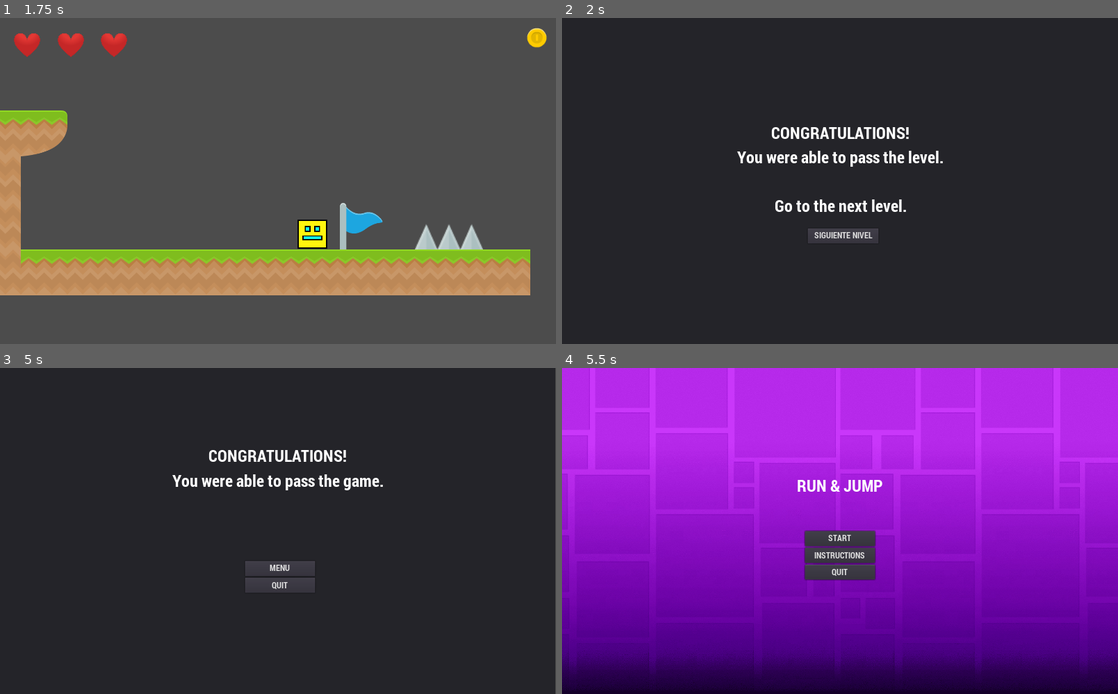
Above: before the commit, frames 1-4 (two rows, left to right).
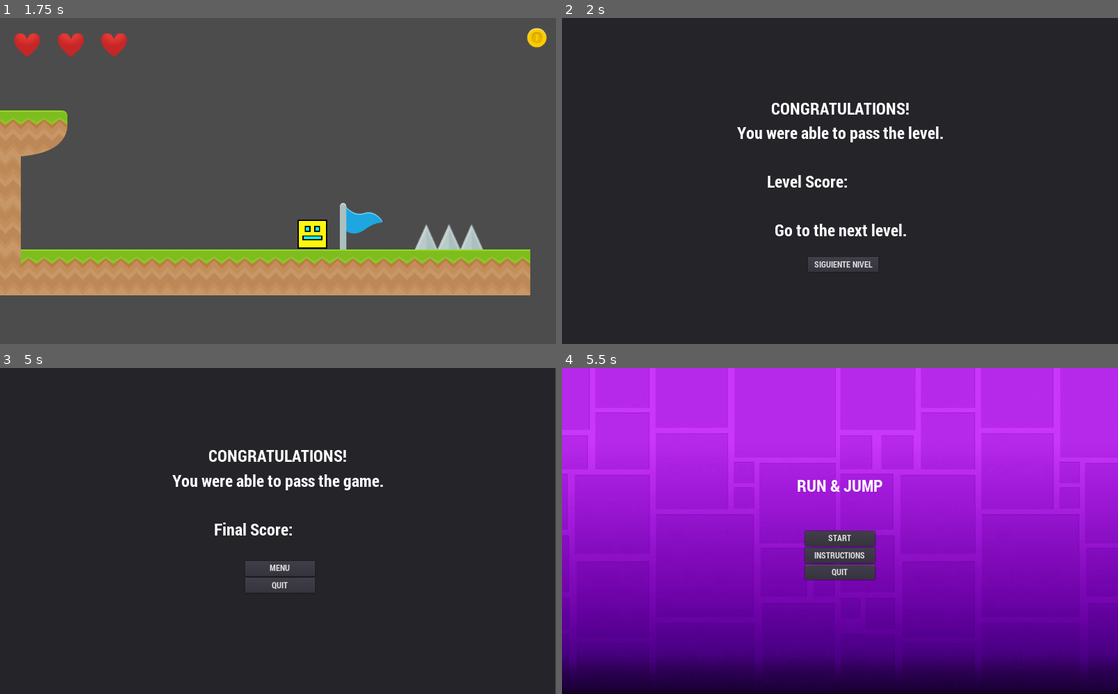
Above: after the commit, the same moments.

Repository: BianchiniMaxi/Programacion-de-Videojuegos-3--Bianchini-Maxi
Game: Godot game, scene res://Scenes/Nivel 2.tscn
Same seed, same stepped clock (60 frames per second), same inputs: the game is played once before the commit and once after it. This scene is started directly instead of the project's main scene.
Inputs:
- Up to frame 1 (1.75 s): hold Right (ui_right) from 0.53 s (still down); tap Keypad 1 (ui_number_1) at 0.6 s; tap Up (ui_up) at 0.77, 1.52 s; tap Keypad 2 (ui_number_2) at 0.8, 1.35 s; tap Keypad 3 (ui_number_3) at 1.55 s
- Up to frame 2 (2 s): keep holding Right (ui_right)
- Up to frame 3 (5 s): release Right (ui_right) at 2.03 s; hold Left (ui_left) 2.03-2.75 s; tap Keypad 3 (ui_number_3) at 2.1, 4.55 s; tap Keypad 1 (ui_number_1) at 2.3, 3.6 s; click "SIGUIENTE NIVEL" at 2.75 s; hold Right (ui_right) from 3.53 s (still down); tap Up (ui_up) at 3.77, 4.52 s; tap Keypad 2 (ui_number_2) at 3.8, 4.35 s
- Up to frame 4 (5.5 s): release Right (ui_right) at 5 s; click "MENU" at 5 s

Frame 1 is identical in both runs. In frame 2, 3.7% of the frame differs, in the area x 31-69%, y 26-78%; in frame 3, 0.3%; in frame 4, nothing differs.

Commit message:
Some updates

Diff:
--- a/MyProyectGodot/Scenes/Menu.tscn
+++ b/MyProyectGodot/Scenes/Menu.tscn
@@ -7,11 +7,17 @@
 
 [node name="Control" type="Control"]
 script = ExtResource( 2 )
+__meta__ = {
+"_edit_lock_": true
+}
 
 [node name="Fondo" type="Sprite" parent="."]
 scale = Vector2( 0.749634, 0.789474 )
 texture = ExtResource( 1 )
 centered = false
+__meta__ = {
+"_edit_lock_": true
+}
 
 [node name="Titulo" type="Label" parent="."]
 margin_left = 432.0
@@ -20,12 +26,18 @@
 margin_bottom = 237.0
 custom_fonts/font = ExtResource( 3 )
 text = "RUN & JUMP"
+__meta__ = {
+"_edit_lock_": true
+}
 
 [node name="Container" type="VBoxContainer" parent="Titulo"]
 margin_left = 15.0
 margin_top = 105.0
 margin_right = 145.0
 margin_bottom = 197.0
+__meta__ = {
+"_edit_lock_": true
+}
 
 [node name="Boton Comenzar" type="Button" parent="Titulo/Container"]
 margin_right = 130.0
@@ -33,6 +45,9 @@
 focus_mode = 0
 custom_fonts/font = ExtResource( 4 )
 text = "START"
+__meta__ = {
+"_edit_lock_": true
+}
 
 [node name="Boton Instrucciones" type="Button" parent="Titulo/Container"]
 margin_top = 32.0
@@ -42,6 +57,7 @@
 custom_fonts/font = ExtResource( 4 )
 text = "INSTRUCTIONS"
 __meta__ = {
+"_edit_lock_": true,
 "_edit_use_anchors_": true
 }
 
@@ -52,6 +68,9 @@
 focus_mode = 0
 custom_fonts/font = ExtResource( 4 )
 text = "QUIT"
+__meta__ = {
+"_edit_lock_": true
+}
 
 [node name="Instrucciones" type="Label" parent="."]
 visible = false
@@ -69,6 +88,9 @@
 Character 1: can only perform a common jump.
 Character 2: perform a very high jump.
 Character 3: perform a common jump but can go faster using the \"Right Arrow\"."
+__meta__ = {
+"_edit_lock_": true
+}
 
 [node name="Boton Menu" type="Button" parent="Instrucciones"]
 margin_left = 405.5
@@ -78,6 +100,9 @@
 focus_mode = 0
 custom_fonts/font = ExtResource( 4 )
 text = "MENU"
+__meta__ = {
+"_edit_lock_": true
+}
 
 [connection signal="pressed" from="Titulo/Container/Boton Comenzar" to="." method="_on_Boton_Comenzar_pressed"]
 [connection signal="pressed" from="Titulo/Container/Boton Instrucciones" to="." method="_on_Boton_Instrucciones_pressed"]
--- a/MyProyectGodot/Scenes/Nivel 1.tscn
+++ b/MyProyectGodot/Scenes/Nivel 1.tscn
@@ -670,57 +670,57 @@
 "_edit_lock_": true
 }
 
-[node name="Monedas_as" type="Node" parent="."]
-
-[node name="Moneda" type="Area2D" parent="Monedas_as" groups=["Monedas"]]
+[node name="Monedas" type="Node" parent="."]
+
+[node name="Moneda" type="Area2D" parent="Monedas" groups=["Monedas"]]
 position = Vector2( 734, -151 )
 script = ExtResource( 5 )
 __meta__ = {
 "_edit_lock_": true
 }
 
-[node name="Sprite" type="Sprite" parent="Monedas_as/Moneda"]
+[node name="Sprite" type="Sprite" parent="Monedas/Moneda"]
 texture = ExtResource( 6 )
 __meta__ = {
 "_edit_lock_": true
 }
 
-[node name="CollisionPolygon2D" type="CollisionPolygon2D" parent="Monedas_as/Moneda"]
+[node name="CollisionPolygon2D" type="CollisionPolygon2D" parent="Monedas/Moneda"]
 polygon = PoolVector2Array( -7, -15, -14, -10, -18, -2, -17, 8, -9, 17, 1, 19, 8, 17, 12, 14, 17, 6, 17, -4, 14, -10, 8, -15, 1, -16 )
 __meta__ = {
 "_edit_lock_": true
 }
 
-[node name="Moneda2" type="Area2D" parent="Monedas_as" groups=["Monedas"]]
+[node name="Moneda2" type="Area2D" parent="Monedas" groups=["Monedas"]]
 position = Vector2( 4225, -366 )
 script = ExtResource( 5 )
 __meta__ = {
 "_edit_lock_": true
 }
 
-[node name="Sprite" type="Sprite" parent="Monedas_as/Moneda2"]
+[node name="Sprite" type="Sprite" parent="Monedas/Moneda2"]
 texture = ExtResource( 6 )
 __meta__ = {
 "_edit_lock_": true
 }
 
-[node name="CollisionPolygon2D" type="CollisionPolygon2D" parent="Monedas_as/Moneda2"]
+[node name="CollisionPolygon2D" type="CollisionPolygon2D" parent="Monedas/Moneda2"]
 polygon = PoolVector2Array( -7, -15, -14, -10, -18, -2, -17, 8, -9, 17, 1, 19, 8, 17, 12, 14, 17, 6, 17, -4, 14, -10, 8, -15, 1, -16 )
 __meta__ = {
 "_edit_lock_": true
 }
 
-[node name="Moneda3" type="Area2D" parent="Monedas_as" groups=["Monedas"]]
+[node name="Moneda3" type="Area2D" parent="Monedas" groups=["Monedas"]]
 position = Vector2( 4851, -366 )
 script = ExtResource( 5 )
 
-[node name="Sprite" type="Sprite" parent="Monedas_as/Moneda3"]
+[node name="Sprite" type="Sprite" parent="Monedas/Moneda3"]
 texture = ExtResource( 6 )
 __meta__ = {
 "_edit_lock_": true
 }
 
-[node name="CollisionPolygon2D" type="CollisionPolygon2D" parent="Monedas_as/Moneda3"]
+[node name="CollisionPolygon2D" type="CollisionPolygon2D" parent="Monedas/Moneda3"]
 polygon = PoolVector2Array( -7, -15, -14, -10, -18, -2, -17, 8, -9, 17, 1, 19, 8, 17, 12, 14, 17, 6, 17, -4, 14, -10, 8, -15, 1, -16 )
 __meta__ = {
 "_edit_lock_": true
@@ -736,16 +736,19 @@
 visible = true
 margin_right = 1024.0
 margin_bottom = 600.0
+__meta__ = {
+"_edit_lock_": true
+}
 
 [node name="Panel" type="Panel" parent="POP UPs/PopupPanel"]
 margin_right = 1024.0
 margin_bottom = 600.0
 __meta__ = {
+"_edit_lock_": true,
 "_editor_description_": ""
 }
 
 [node name="TituloGanar" type="Label" parent="POP UPs/PopupPanel/Panel"]
-visible = false
 margin_left = 168.5
 margin_top = 140.0
 margin_right = 855.5
@@ -754,16 +757,21 @@
 text = "CONGRATULATIONS!
 You were able to pass the level.
 
+Level Score:
+
 Go to the next level.
 "
 align = 1
 valign = 1
+__meta__ = {
+"_edit_lock_": true
+}
 
 [node name="Boton Siguiente" type="Button" parent="POP UPs/PopupPanel/Panel/TituloGanar"]
 margin_left = 283.5
-margin_top = 247.0
+margin_top = 300.0
 margin_right = 413.5
-margin_bottom = 275.0
+margin_bottom = 328.0
 focus_mode = 0
 custom_fonts/font = ExtResource( 13 )
 text = "SIGUIENTE NIVEL"
@@ -772,6 +780,7 @@
 }
 
 [node name="TituloPerder" type="Label" parent="POP UPs/PopupPanel/Panel"]
+visible = false
 margin_left = 265.0
 margin_top = 214.5
 margin_right = 759.0
@@ -783,12 +792,18 @@
 Try again!"
 align = 1
 valign = 1
+__meta__ = {
+"_edit_lock_": true
+}
 
 [node name="Container" type="VBoxContainer" parent="POP UPs/PopupPanel/Panel/TituloPerder"]
 margin_left = 188.0
 margin_top = 200.0
 margin_right = 318.0
 margin_bottom = 292.0
+__meta__ = {
+"_edit_lock_": true
+}
 
 [node name="Boton Reiniciar" type="Button" parent="POP UPs/PopupPanel/Panel/TituloPerder/Container"]
 margin_right = 130.0
@@ -833,9 +848,9 @@
 [connection signal="body_entered" from="Pinches/Pinche7" to="Pinches/Pinche7" method="_on_Pinche_body_entered"]
 [connection signal="body_entered" from="Pinches/Pinche8" to="Pinches/Pinche8" method="_on_Pinche_body_entered"]
 [connection signal="body_entered" from="Pinches/Pinche9" to="Pinches/Pinche9" method="_on_Pinche_body_entered"]
-[connection signal="body_entered" from="Monedas_as/Moneda" to="Monedas_as/Moneda" method="_on_Moneda_body_entered"]
-[connection signal="body_entered" from="Monedas_as/Moneda2" to="Monedas_as/Moneda2" method="_on_Moneda_body_entered"]
-[connection signal="body_entered" from="Monedas_as/Moneda3" to="Monedas_as/Moneda3" method="_on_Moneda_body_entered"]
+[connection signal="body_entered" from="Monedas/Moneda" to="Monedas/Moneda" method="_on_Moneda_body_entered"]
+[connection signal="body_entered" from="Monedas/Moneda2" to="Monedas/Moneda2" method="_on_Moneda_body_entered"]
+[connection signal="body_entered" from="Monedas/Moneda3" to="Monedas/Moneda3" method="_on_Moneda_body_entered"]
 [connection signal="pressed" from="POP UPs/PopupPanel/Panel/TituloGanar/Boton Siguiente" to="." method="_on_Boton_Siguiente_pressed"]
 [connection signal="pressed" from="POP UPs/PopupPanel/Panel/TituloPerder/Container/Boton Reiniciar" to="." method="_on_Boton_Reiniciar_pressed"]
 [connection signal="pressed" from="POP UPs/PopupPanel/Panel/TituloPerder/Container/Boton Menu" to="." method="_on_Boton_Menu_pressed"]
--- a/MyProyectGodot/Scenes/Nivel 2.tscn
+++ b/MyProyectGodot/Scenes/Nivel 2.tscn
@@ -522,16 +522,19 @@
 visible = true
 margin_right = 1024.0
 margin_bottom = 600.0
+__meta__ = {
+"_edit_lock_": true
+}
 
 [node name="Panel" type="Panel" parent="POP UPs/PopupPanel"]
 margin_right = 1024.0
 margin_bottom = 600.0
 __meta__ = {
+"_edit_lock_": true,
 "_editor_description_": ""
 }
 
 [node name="TituloGanar" type="Label" parent="POP UPs/PopupPanel/Panel"]
-visible = false
 margin_left = 168.5
 margin_top = 140.0
 margin_right = 855.5
@@ -540,16 +543,21 @@
 text = "CONGRATULATIONS!
 You were able to pass the level.
 
+Level Score:
+
 Go to the next level.
 "
 align = 1
 valign = 1
+__meta__ = {
+"_edit_lock_": true
+}
 
 [node name="Boton Siguiente" type="Button" parent="POP UPs/PopupPanel/Panel/TituloGanar"]
 margin_left = 283.5
-margin_top = 247.0
+margin_top = 300.0
 margin_right = 413.5
-margin_bottom = 275.0
+margin_bottom = 328.0
 focus_mode = 0
 custom_fonts/font = ExtResource( 14 )
 text = "SIGUIENTE NIVEL"
@@ -558,6 +566,7 @@
 }
 
 [node name="TituloPerder" type="Label" parent="POP UPs/PopupPanel/Panel"]
+visible = false
 margin_left = 265.0
 margin_top = 214.5
 margin_right = 759.0
@@ -569,12 +578,18 @@
 Try again!"
 align = 1
 valign = 1
+__meta__ = {
+"_edit_lock_": true
+}
 
 [node name="Container" type="VBoxContainer" parent="POP UPs/PopupPanel/Panel/TituloPerder"]
 margin_left = 188.0
 margin_top = 200.0
 margin_right = 318.0
 margin_bottom = 292.0
+__meta__ = {
+"_edit_lock_": true
+}
 
 [node name="Boton Reiniciar" type="Button" parent="POP UPs/PopupPanel/Panel/TituloPerder/Container"]
 margin_right = 130.0
--- a/MyProyectGodot/Scenes/Nivel 3.tscn
+++ b/MyProyectGodot/Scenes/Nivel 3.tscn
@@ -522,32 +522,43 @@
 visible = true
 margin_right = 1024.0
 margin_bottom = 600.0
+__meta__ = {
+"_edit_lock_": true
+}
 
 [node name="Panel" type="Panel" parent="POP UPs/PopupPanel"]
 margin_left = -1.0
 margin_right = 1023.0
 margin_bottom = 600.0
 __meta__ = {
+"_edit_lock_": true,
 "_editor_description_": ""
 }
 
 [node name="TituloGanar" type="Label" parent="POP UPs/PopupPanel/Panel"]
-visible = false
 margin_left = 317.0
 margin_top = 140.0
 margin_right = 707.0
 margin_bottom = 227.0
 custom_fonts/font = ExtResource( 13 )
 text = "CONGRATULATIONS!
-You were able to pass the game."
+You were able to pass the game.
+
+Final Score:              "
 align = 1
 valign = 1
+__meta__ = {
+"_edit_lock_": true
+}
 
 [node name="Container" type="VBoxContainer" parent="POP UPs/PopupPanel/Panel/TituloGanar"]
 margin_left = 135.0
 margin_top = 215.0
 margin_right = 265.0
 margin_bottom = 275.0
+__meta__ = {
+"_edit_lock_": true
+}
 
 [node name="Boton Menu" type="Button" parent="POP UPs/PopupPanel/Panel/TituloGanar/Container"]
 margin_right = 130.0
@@ -572,6 +583,7 @@
 }
 
 [node name="TituloPerder" type="Label" parent="POP UPs/PopupPanel/Panel"]
+visible = false
 margin_left = 265.0
 margin_top = 214.5
 margin_right = 759.0
@@ -583,12 +595,18 @@
 Try again!"
 align = 1
 valign = 1
+__meta__ = {
+"_edit_lock_": true
+}
 
 [node name="Container" type="VBoxContainer" parent="POP UPs/PopupPanel/Panel/TituloPerder"]
 margin_left = 188.0
 margin_top = 200.0
 margin_right = 318.0
 margin_bottom = 292.0
+__meta__ = {
+"_edit_lock_": true
+}
 
 [node name="Boton Reiniciar" type="Button" parent="POP UPs/PopupPanel/Panel/TituloPerder/Container"]
 margin_right = 130.0
--- a/MyProyectGodot/Sripts/Jugador.gd
+++ b/MyProyectGodot/Sripts/Jugador.gd
@@ -11,6 +11,7 @@
 var velocidad = Vector2()
 var acelerar = false
 var muerto = false
+var personajeSkin = 1
 
 func posicion_inicial():
 	position.y = -100
@@ -20,7 +21,7 @@
 func get_input():
 	velocidad.x = 0
 	velocidad.x += velocidad_correr
-	log(get_parent().cambios)
+	print (get_parent().cambios)
 
 	if Input.is_action_just_pressed("ui_up"):
 		if is_on_floor():
@@ -31,21 +32,24 @@
 	#if Input.is_action_pressed('ui_left'):
 		#velocidad.x -= 200
 
-	if Input.is_action_just_pressed("ui_number_1"):
-		get_parent().cambios += 1
+	if Input.is_action_just_pressed("ui_number_1") && personajeSkin != 1:
+		get_parent().modificar_numero_cambios()
 		$Sprite.texture = textura1
 		acelerar = false
 		fuerza_salto = -600
-	if Input.is_action_just_pressed("ui_number_2"):
-		get_parent().cambios += 1
+		personajeSkin = 1
+	if Input.is_action_just_pressed("ui_number_2") && personajeSkin != 2:
+		get_parent().modificar_numero_cambios()
 		$Sprite.texture = textura2
 		acelerar = false
 		fuerza_salto = -900
-	if Input.is_action_just_pressed("ui_number_3"):
-		get_parent().cambios += 1
+		personajeSkin = 2
+	if Input.is_action_just_pressed("ui_number_3") && personajeSkin != 3:
+		get_parent().modificar_numero_cambios()
 		$Sprite.texture = textura3
 		acelerar = true
 		fuerza_salto = -600
+		personajeSkin = 3
 
 func se_murio():
 	muerto = true
--- a/MyProyectGodot/Sripts/Niveles.gd
+++ b/MyProyectGodot/Sripts/Niveles.gd
@@ -4,7 +4,6 @@
 export (String) var nivel_actual
 export (PackedScene) var Corazones
 export (PackedScene) var Monedas
-export (int) var cambios
 
 var lista_vidas = []
 var diferencia_corazones = 80
@@ -13,6 +12,7 @@
 var vidas = 3
 var puntos = 0
 var monedas = 0
+var cambios = 0
 
 # Called when the node enters the scene tree for the first time.
 func _ready():
@@ -44,6 +44,7 @@
 		$"POP UPs"/PopupPanel.get_child(0).get_child(1).visible = false
 		$Jugador.pararJugador()
 		puntos += 150 + ((30 * monedas) / cambios)
+		print (puntos)
 		#get_tree().paused = true
 
 func crear_monedas():
@@ -66,6 +67,9 @@
 	vidas -= 1
 	lista_vidas[vidas].queue_free()
 
+func modificar_numero_cambios():
+	cambios += 1;
+
 # Menu si GANA
 func _on_Boton_Siguiente_pressed():
 	get_tree().change_scene(siguiente_nivel)
--- a/MyProyectGodot/project.godot
+++ b/MyProyectGodot/project.godot
@@ -17,7 +17,6 @@
 [display]
 
 window/size/resizable=false
-window/size/fullscreen=true
 window/stretch/mode="2d"
 
 [global]
Not shown, removed: ~$D Programación de VideoJuegos 3.docx
